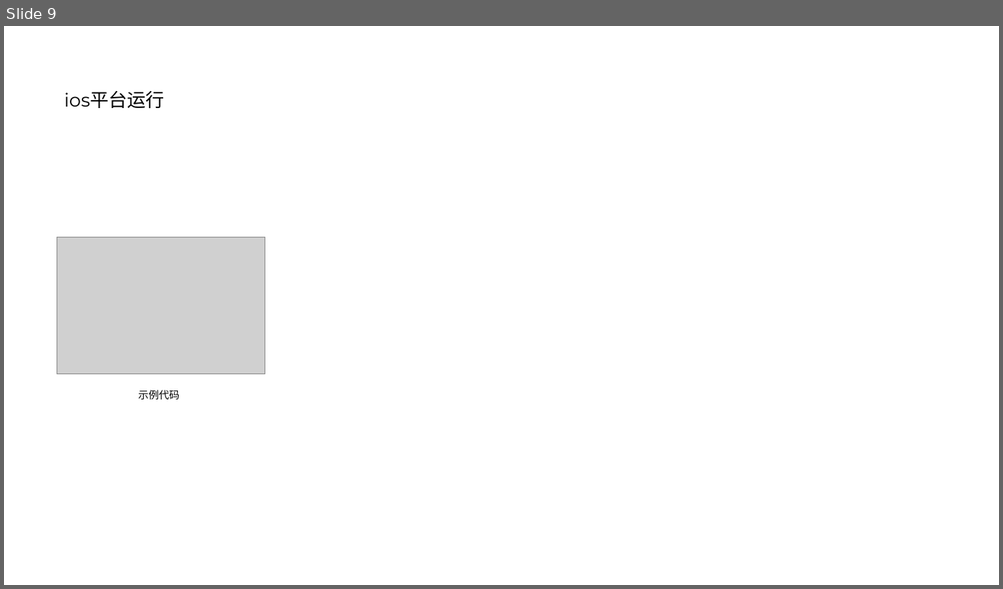
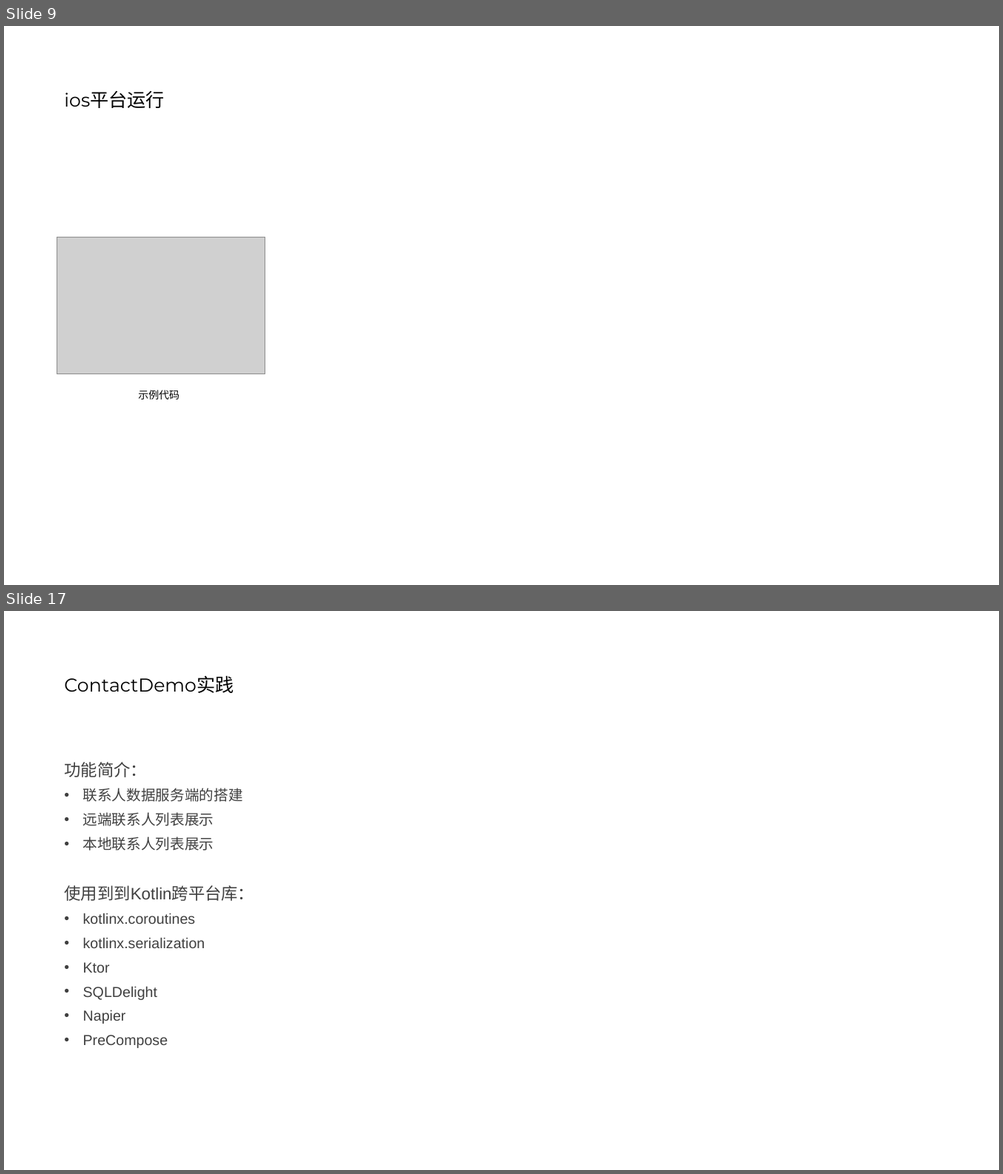
Before and after one commit to nosleepy/multiplatform_app, a slide deck: Kotlin跨平台开发实践.pptx. Shown one above the other, each under a label of ours: slide 9 before the commit, slides 9 and 17 after it; the slides between them are not shown. The pictures are 1003x589 and 1003x1174 pixels, drawn with LibreOffice and Linux fonts; fonts in the diff are those of the drawing; grey boxes stand for pictures. Boxes give left, top, right and bottom in pixels: in the first picture for what was removed or moved away, otherwise in the second. Text is boxed around its words. In the diff, an @@ line names an element or a change of style, - is before the commit and + after.

```diff
--- a/Kotlin跨平台开发实践.pptx
+++ b/Kotlin跨平台开发实践.pptx
@@ slide 17 added at (4, 611, 999, 1170), background #FFFFFF @@
@@ title added at (64, 675, 233, 693), 18 pt, text #000000 @@
+ContactDemo实践
@@ text added at (64, 762, 254, 1048), 14 pt, text #404040 @@
+功能简介：
+• 联系人数据服务端的搭建
+• 远端联系人列表展示
+• 本地联系人列表展示
+使用到到Kotlin跨平台库：
+• kotlinx.coroutines
+• kotlinx.serialization
+• Ktor
+• SQLDelight
+• Napier
+• PreCompose
```
Also in this commit, not shown: 14 other slides added, 1 other file.
